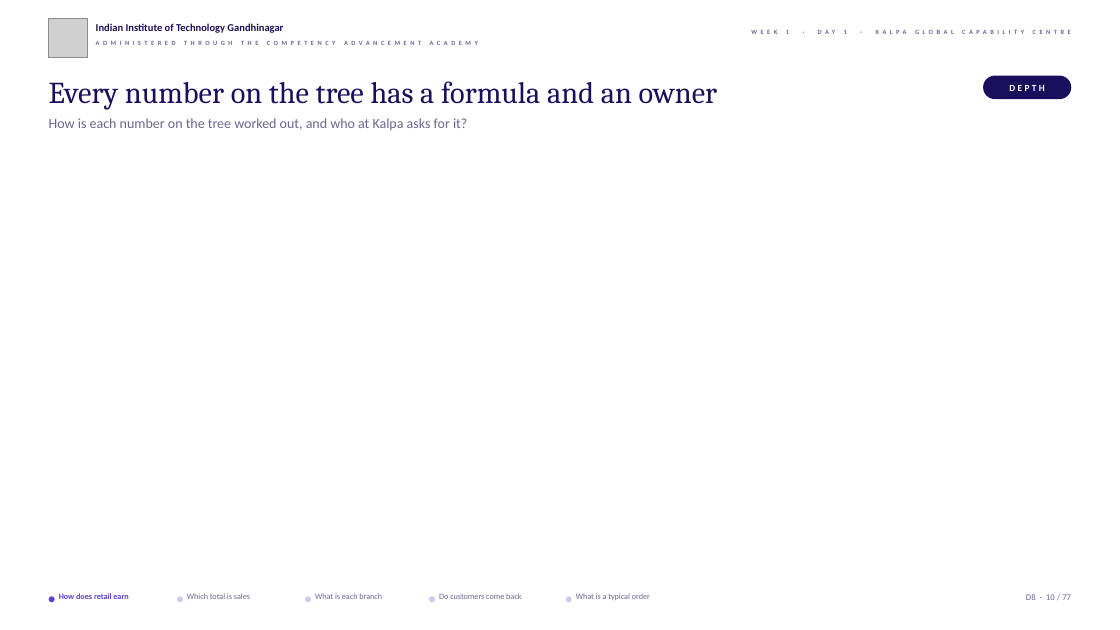
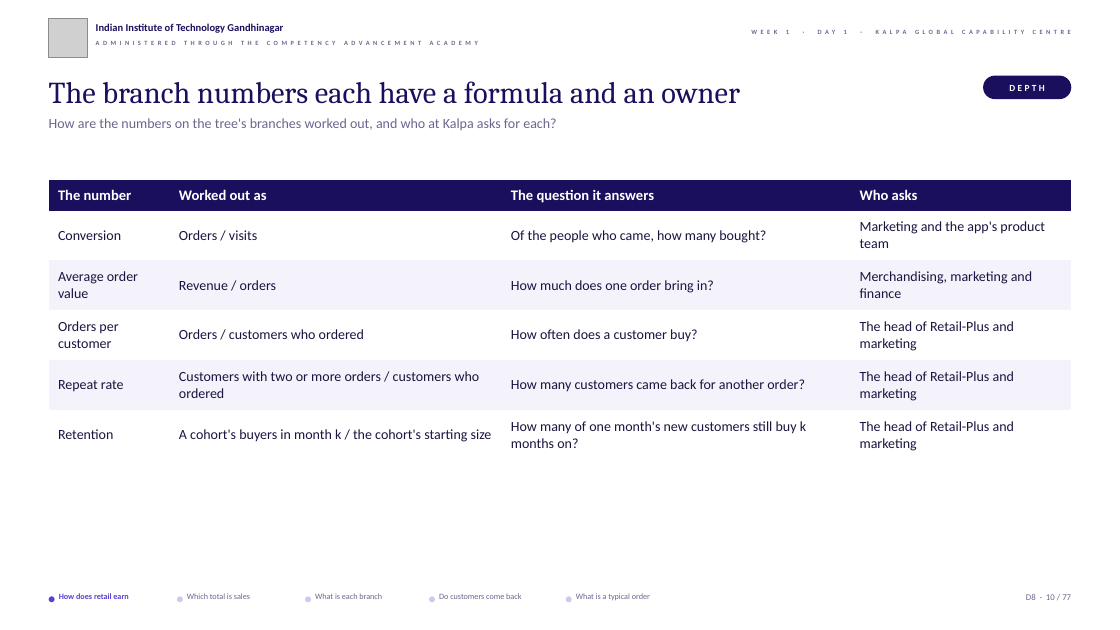
Before and after one commit to fde-academy-lab/c2-content-factory, a slide deck: slide 10 of content/W01/D1/slides/C2_W01_D01_half1_STUDENT.pptx. Drawn at 1120x630 pixels with LibreOffice and Linux fonts; fonts in the diff are those of the drawing; grey boxes stand for pictures; background and template pictures are left out. Boxes give left, top, right and bottom in pixels: in the first picture for what was removed or moved away, otherwise in the second. Text is boxed around its words. In the diff, an @@ line names an element or a change of style, - is before the commit and + after.

```diff
--- a/content/W01/D1/slides/C2_W01_D01_half1_STUDENT.pptx
+++ b/content/W01/D1/slides/C2_W01_D01_half1_STUDENT.pptx
@@ text at (x1=49, y1=81, x2=740, y2=104): text changed @@
-Every number on the tree has a formula and an owner
+The branch numbers each have a formula and an owner
@@ text at (x1=49, y1=118, x2=556, y2=130): text changed @@
-How is each number on the tree worked out, and who at Kalpa asks for it?
+How are the numbers on the tree's branches worked out, and who at Kalpa asks for each?
@@ table added at (x1=49, y1=180, x2=1071, y2=460), 6 rows, 4 columns @@
+The number | Worked out as | The question it answers | Who asks
+Conversion | Orders / visits | Of the people who came, how many bought? | Marketing and the app's product team
+Average order value | Revenue / orders | How much does one order bring in? | Merchandising, marketing and finance
+Orders per customer | Orders / customers who ordered | How often does a customer buy? | The head of Retail-Plus and marketing
+Repeat rate | Customers with two or more orders / customers who ordered | How many customers came back for another order? | The head of Retail-Plus and marketing
+Retention | A cohort's buyers in month k / the cohort's starting size | How many of one month's new customers still buy k months on? | The head of Retail-Plus and marketing
```
Also in this commit, not shown: 52 other slides changed, 4 other files.
